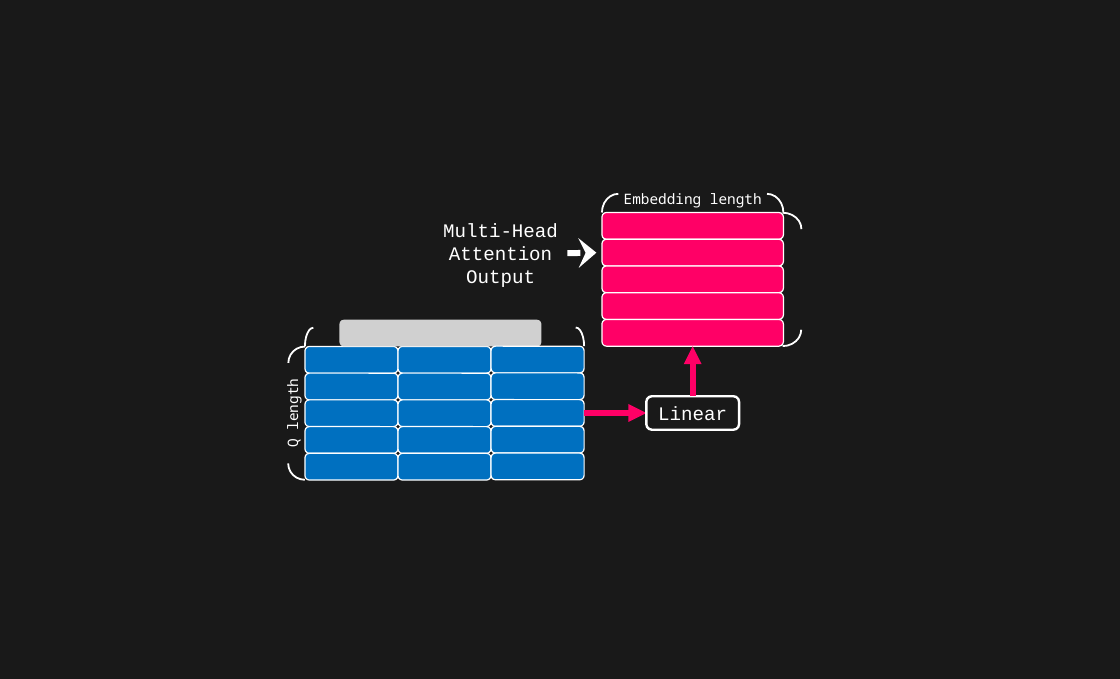
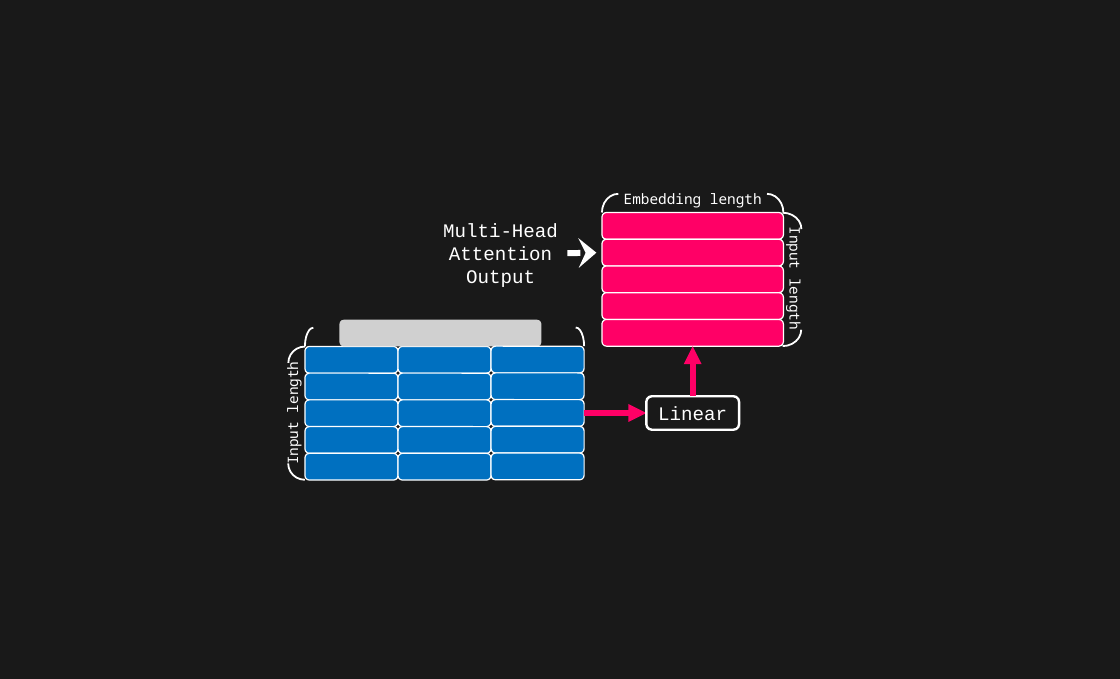
Before and after one commit to toonnyy8/PPT, a slide deck: slide 21 of Attention-is-all-you-need/image.pptx (slide 25 before the commit). Drawn at 1120x679 pixels with LibreOffice and Linux fonts; fonts in the diff are those of the drawing; grey boxes stand for pictures. Boxes give left, top, right and bottom in pixels: in the first picture for what was removed or moved away, otherwise in the second. Text is boxed around its words. In the diff, an @@ line names an element or a change of style, - is before the commit and + after.

```diff
--- a/Attention-is-all-you-need/image.pptx
+++ b/Attention-is-all-you-need/image.pptx
@@ rounded rectangle added at box(784, 219, 807, 338), 24 pt, text #FFFFFF @@
+Input length
@@ text in rounded rectangle at box(283, 366, 303, 464): text changed @@
-Q length
+Input length
```
Also in this commit, not shown: 6 other slides changed, 6 slides added, 16 other files.
